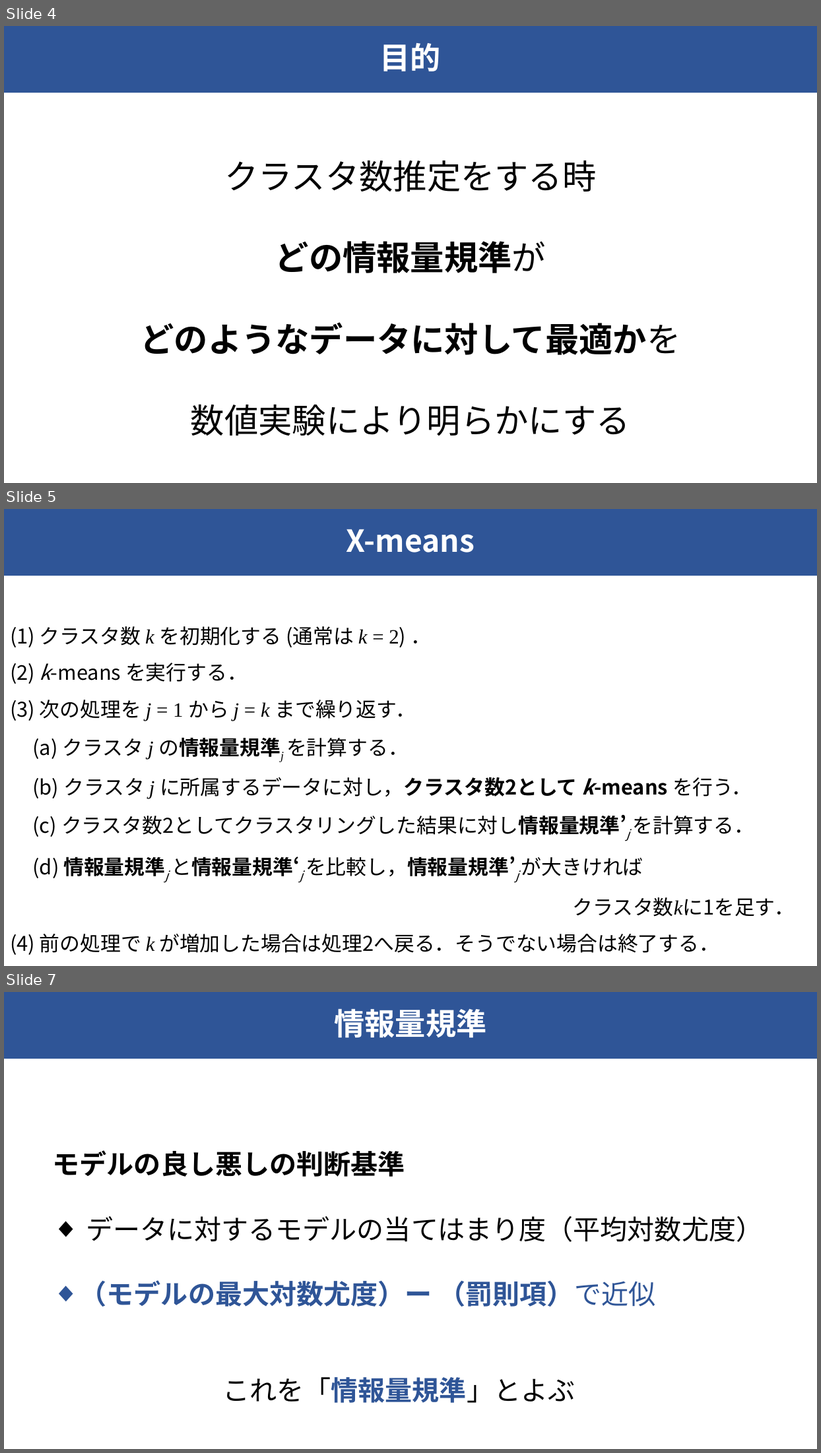
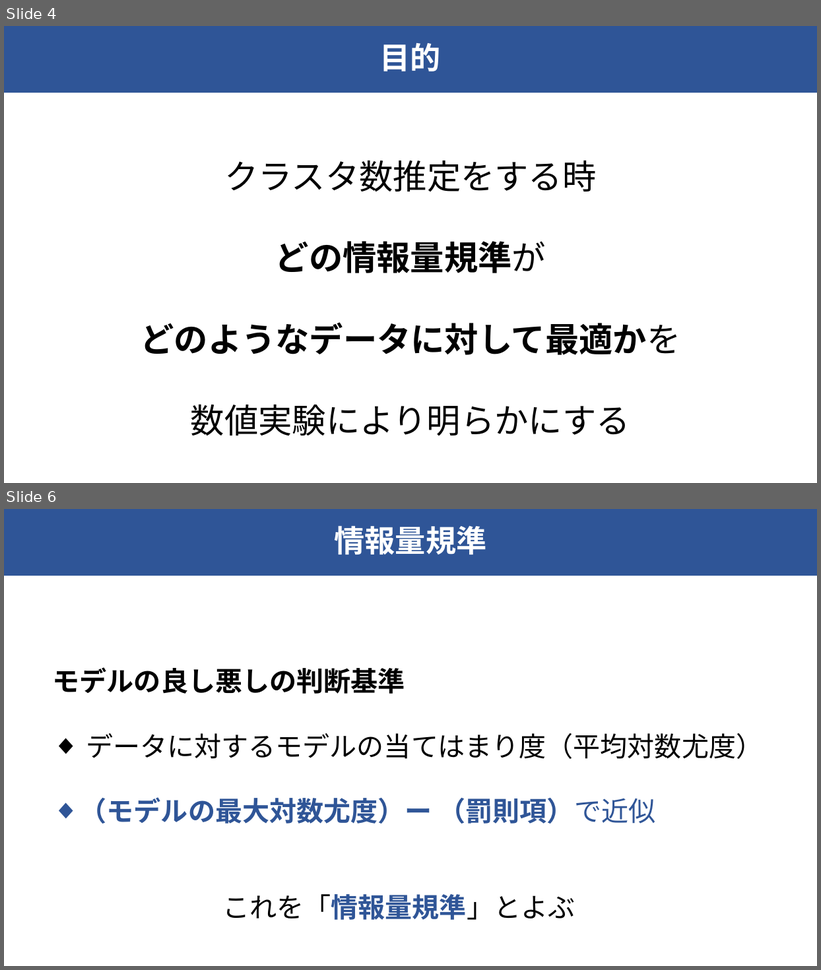
Before and after one commit to raryosu/graduation-research, a slide deck: docs/final-presen/final_hagihara.pptx. Shown one above the other, each under a label of ours: slides 4, 5 and 7 before the commit, slides 4 and 6 after it; the slides between them are not shown. The pictures are 821x1453 and 821x970 pixels, drawn with LibreOffice and Linux fonts; fonts in the diff are those of the drawing. Boxes give left, top, right and bottom in pixels: in the first picture for what was removed or moved away, otherwise in the second. Text is boxed around its words. In the diff, an @@ line names an element or a change of style, - is before the commit and + after.

```diff
--- a/docs/final-presen/final_hagihara.pptx
+++ b/docs/final-presen/final_hagihara.pptx
@@ slide 5 removed at (4,509,817,966), background #FFFFFF; not listed: 1 template element that a slide beside it also shows @@
@@ title removed at (347,529,475,553) @@
-X-means
@@ text removed at (10,626,795,955) @@
-(1) クラスタ数 k を初期化する (通常は k = 2) ．
-(2) k-means を実行する．
-(3) 次の処理を j = 1 から j = k まで繰り返す．
-(a) クラスタ j の情報量規準j を計算する．
-(b) クラスタ j に所属するデータに対し，クラスタ数2として k-means を行う．
-(c) クラスタ数2としてクラスタリングした結果に対し情報量規準’j を計算する．
-(d) 情報量規準j と情報量規準‘j を比較し，情報量規準’j が大きければ
-クラスタ数kに1を足す．
-(4) 前の処理で k が増加した場合は処理2へ戻る．そうでない場合は終了する．
@@ what was slide 7 is now slide 6 @@
```
Also in this commit, not shown: 2 slides changed.
